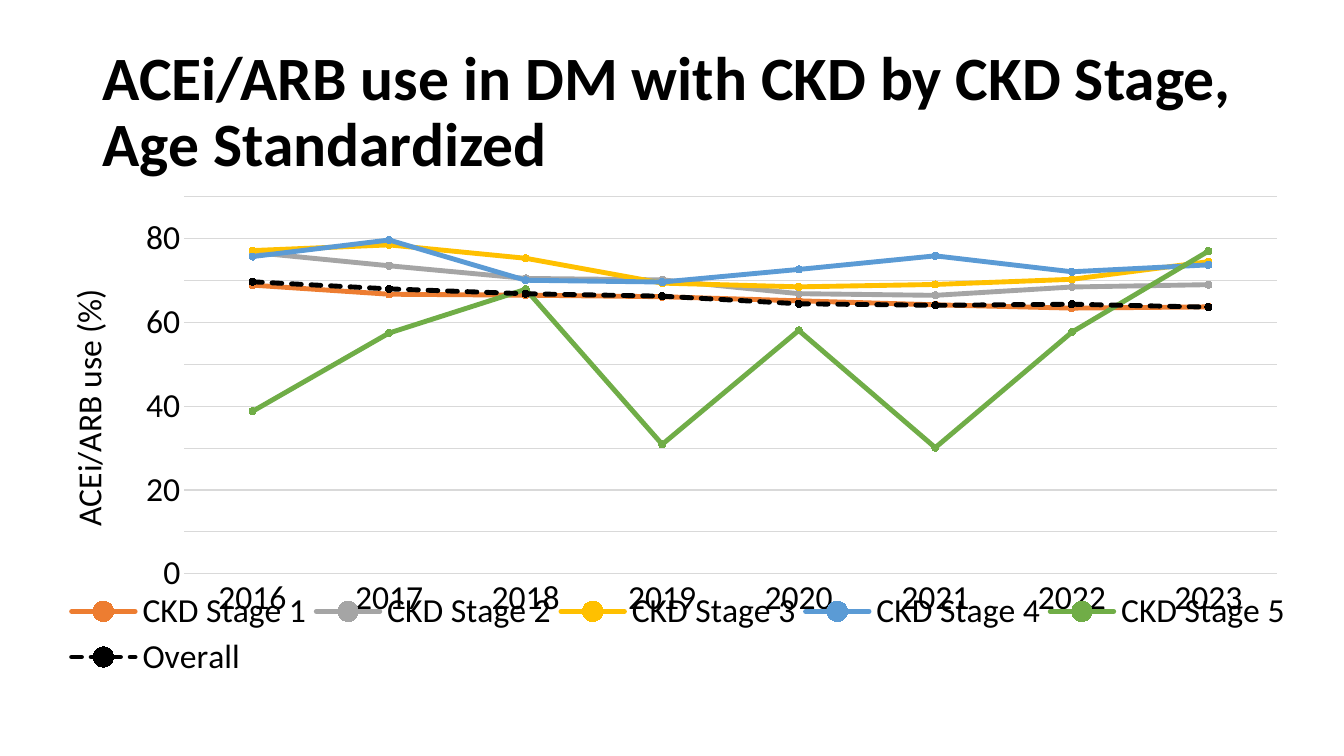
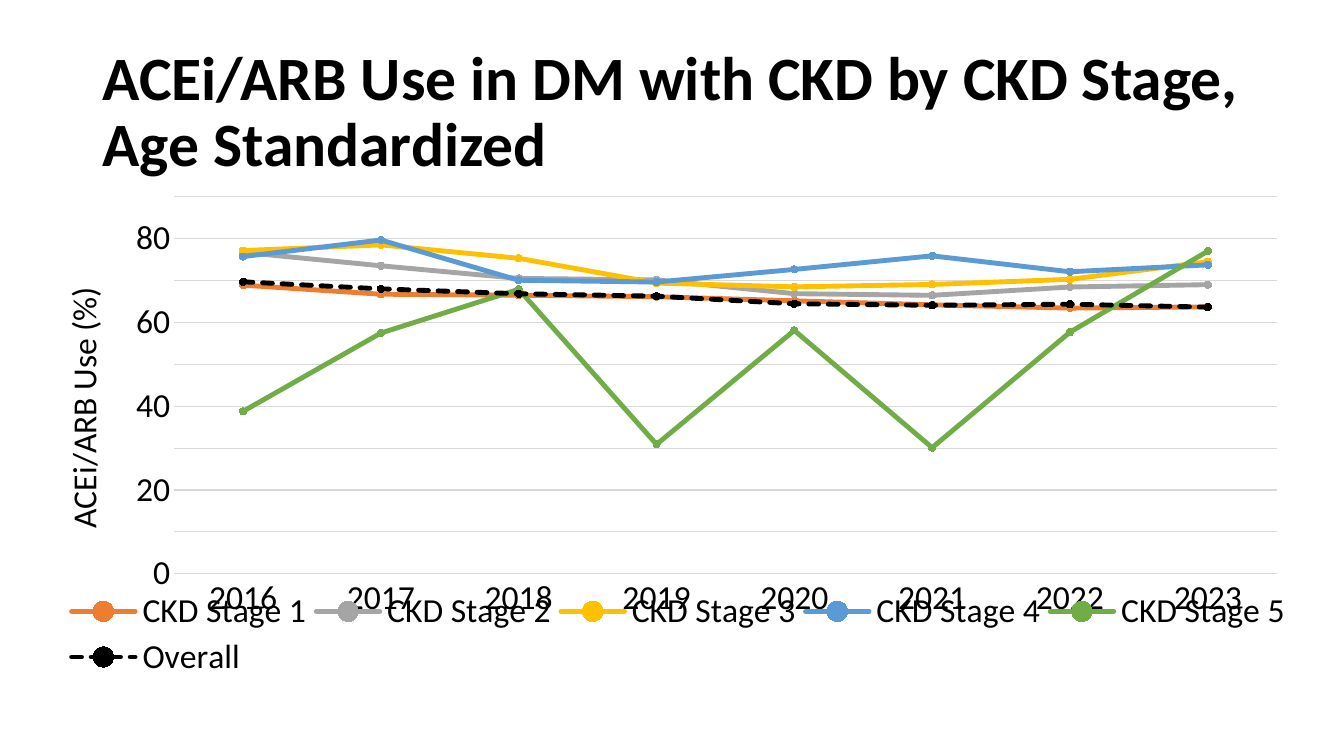
Before and after one commit to CDCgov/nccdphp-ddt-kdss, a slide deck: slide 10 of CKDSurveillance/PPT/Q814.pptx. Drawn at 1344x756 pixels with LibreOffice and Linux fonts; fonts in the diff are those of the drawing; background and template pictures are left out. Boxes give left, top, right and bottom in pixels: in the first picture for what was removed or moved away, otherwise in the second. Text is boxed around its words. In the diff, an @@ line names an element or a change of style, - is before the commit and + after.

```diff
--- a/CKDSurveillance/PPT/Q814.pptx
+++ b/CKDSurveillance/PPT/Q814.pptx
@@ title at (102, 56, 1238, 177): text changed @@
-ACEi/ARB use in DM with CKD by CKD Stage, Age Standardized
+ACEi/ARB Use in DM with CKD by CKD Stage, Age Standardized
@@ line chart at (42, 187, 1303, 691) @@
@@ value axis title "ACEi/ARB use (%) " to "ACEi/ARB Use (%) " @@
```
Also in this commit, not shown: 9 other slides changed, 3 other files.
